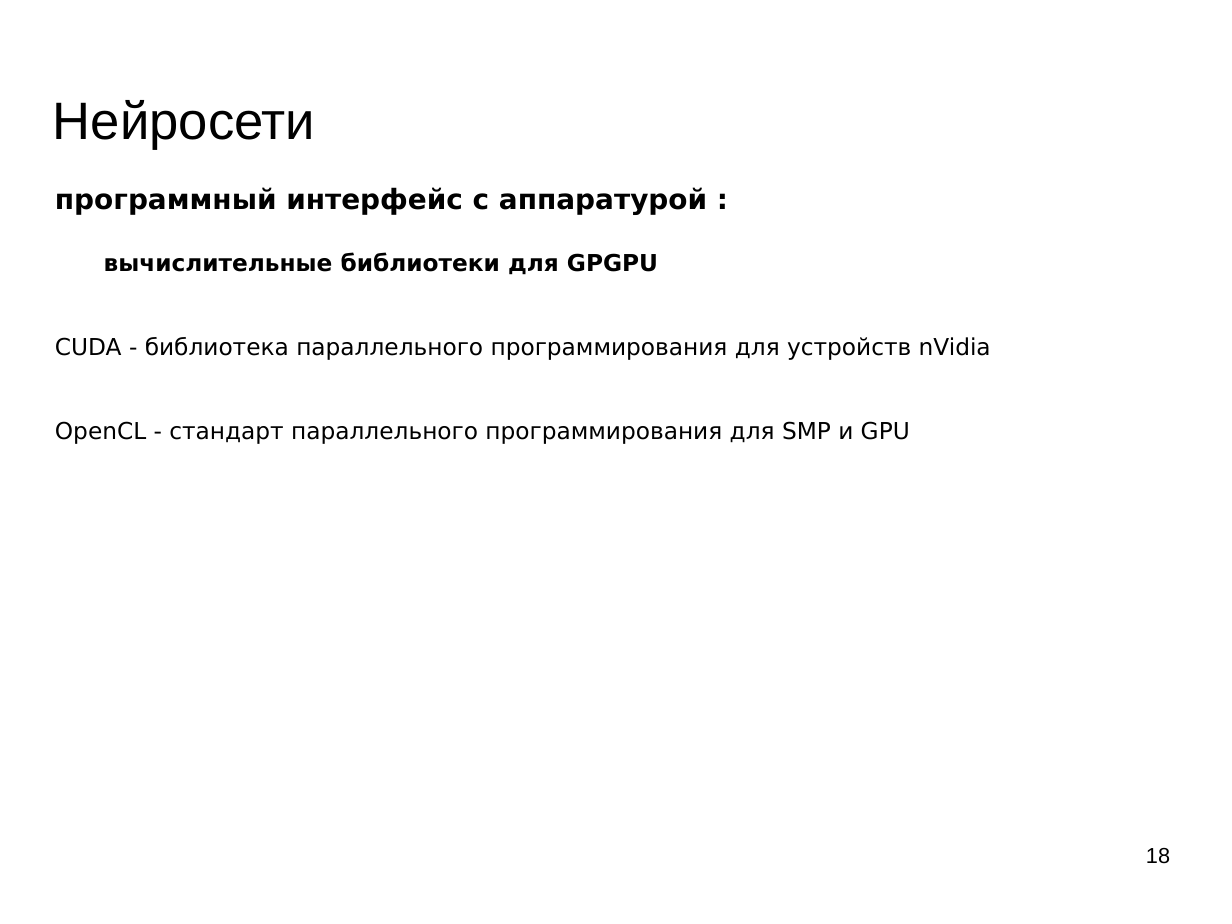
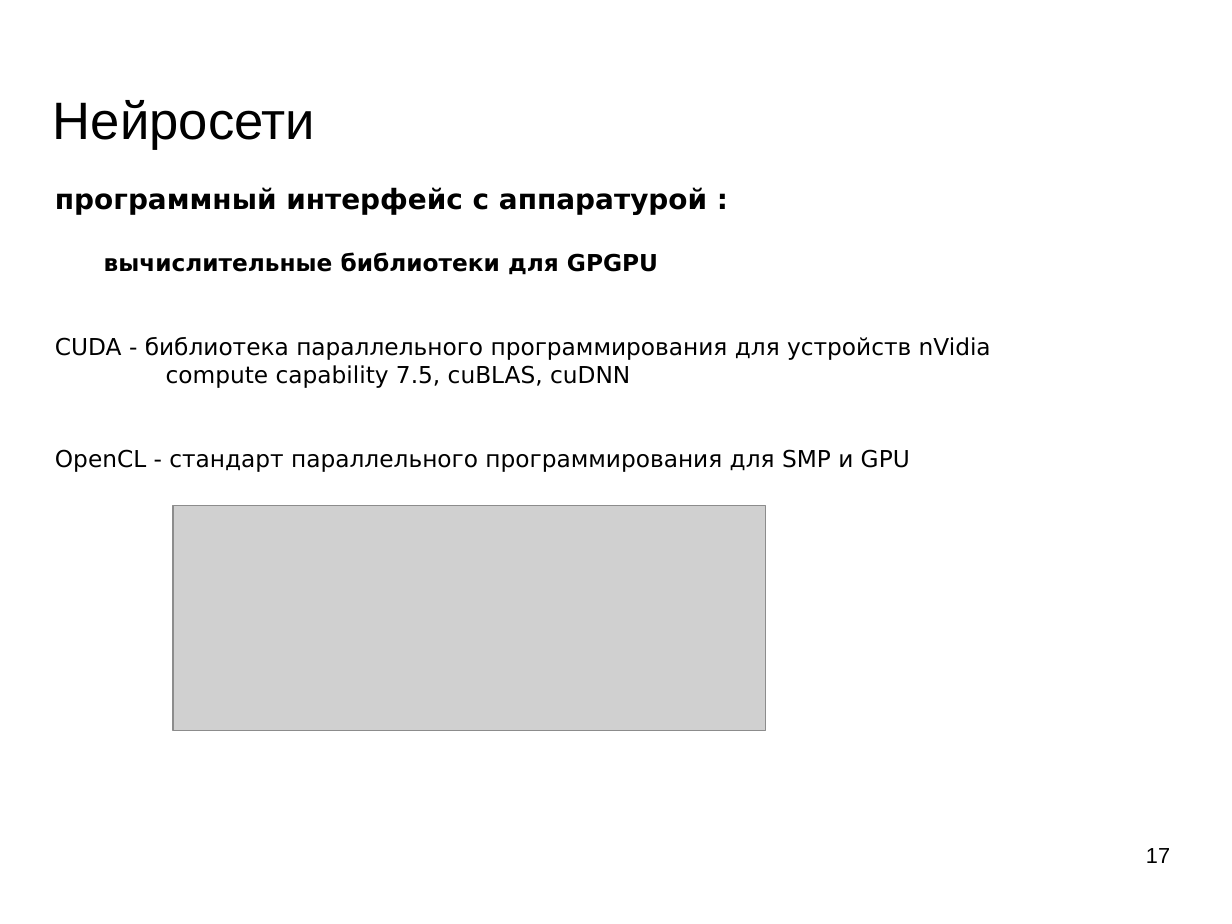
Before and after one commit to mechanoid5/ml_lectorium_legacy, a slide deck: slide 17 of 19-tech-stack-tf.odp (slide 18 before the commit). Drawn at 1232x924 pixels with LibreOffice and Linux fonts; fonts in the diff are those of the drawing; grey boxes stand for pictures; background and template pictures are left out. Boxes give left, top, right and bottom in pixels: in the first picture for what was removed or moved away, otherwise in the second. Text is boxed around its words. In the diff, an @@ line names an element or a change of style, - is before the commit and + after.

```diff
--- a/19-tech-stack-tf.odp
+++ b/19-tech-stack-tf.odp
@@ text at [166,365,630,388]: paragraph added @@
+compute capability 7.5, cuBLAS, cuDNN
@@ picture added at [173,506,766,731] @@
@@ page number at [1146,848,1170,863]: text changed @@
-18
+17
```
Also in this commit, not shown: 11 other slides changed, 1 slide removed, 9 other files.
